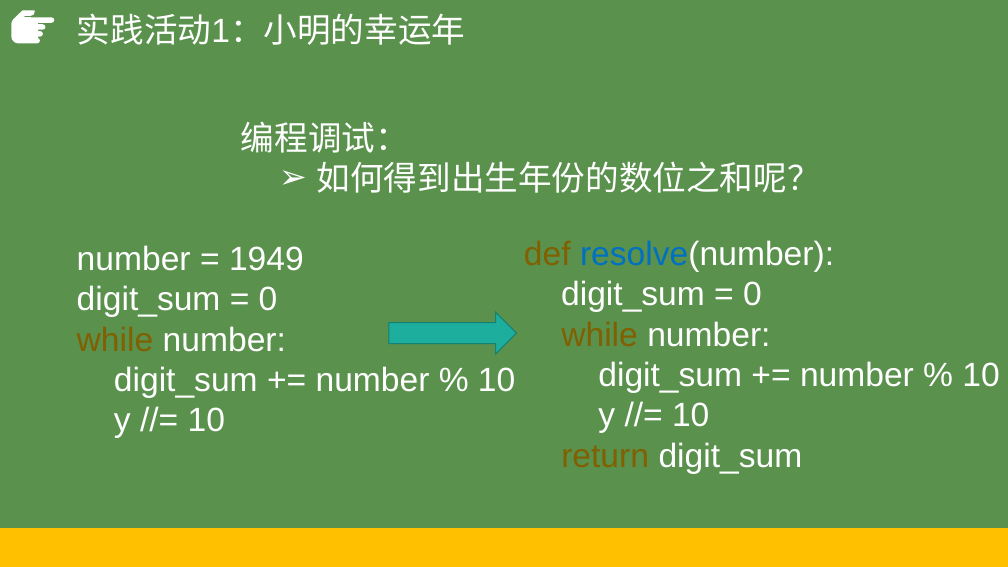
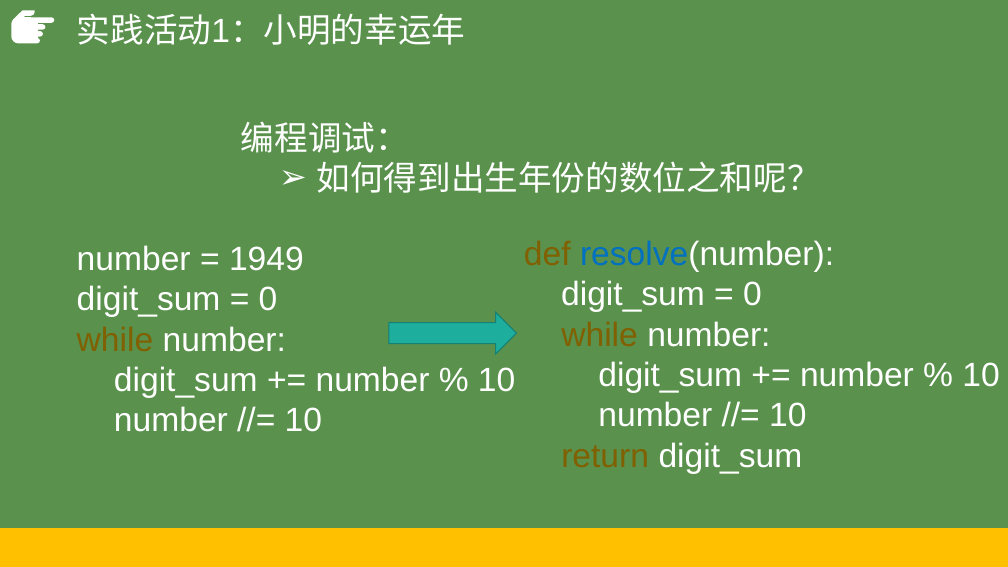
Before and after one commit to hongm32/2020design, a slide deck: slide 18 of 【第09课】枚举算法/【第09课】枚举算法.pptx. Drawn at 1008x567 pixels with LibreOffice and Linux fonts; fonts in the diff are those of the drawing. Boxes give left, top, right and bottom in pixels: in the first picture for what was removed or moved away, otherwise in the second. Text is boxed around its words. In the diff, an @@ line names an element or a change of style, - is before the commit and + after.

```diff
--- a/【第09课】枚举算法/【第09课】枚举算法.pptx
+++ b/【第09课】枚举算法/【第09课】枚举算法.pptx
@@ text at <box>114,406,322,432</box>: text changed @@
-y //= 10
+number //= 10
@@ text at <box>598,401,806,427</box>: text changed @@
-y //= 10
+number //= 10
```
Also in this commit, not shown: 2 other slides changed, 4 other files.
